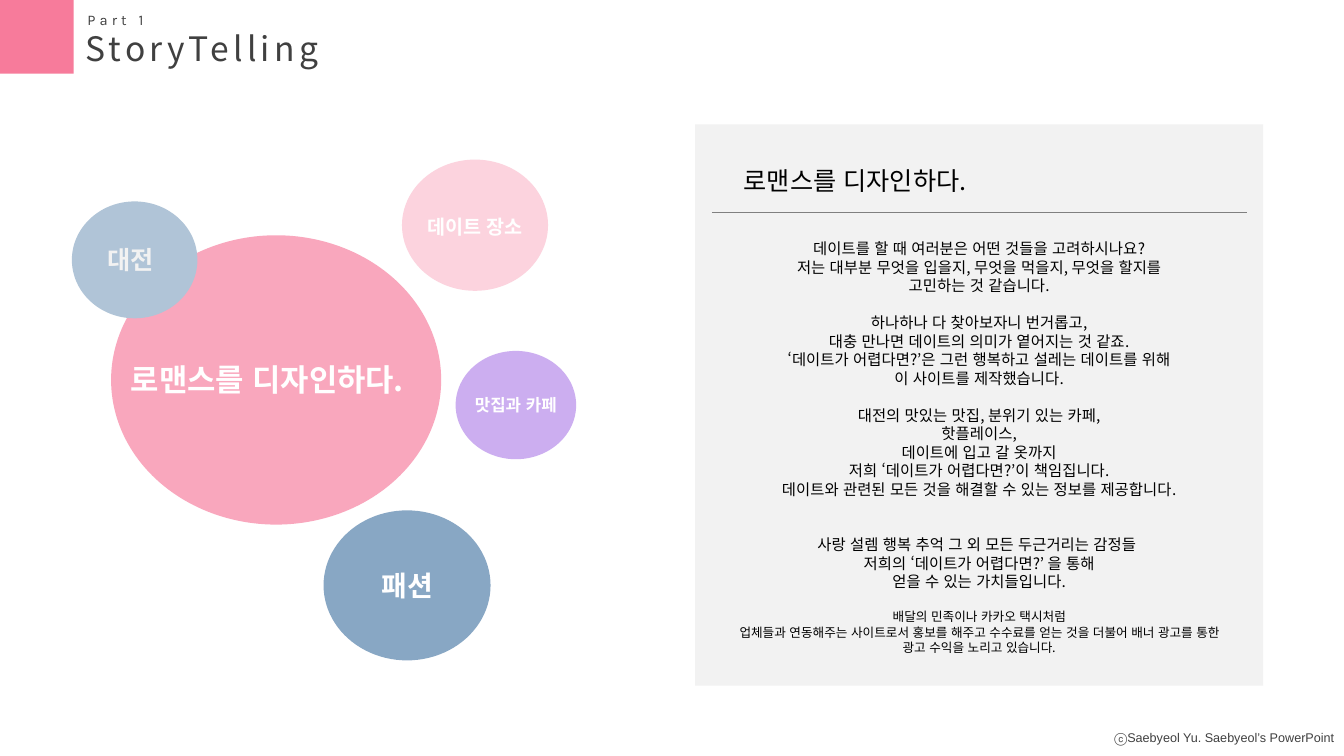
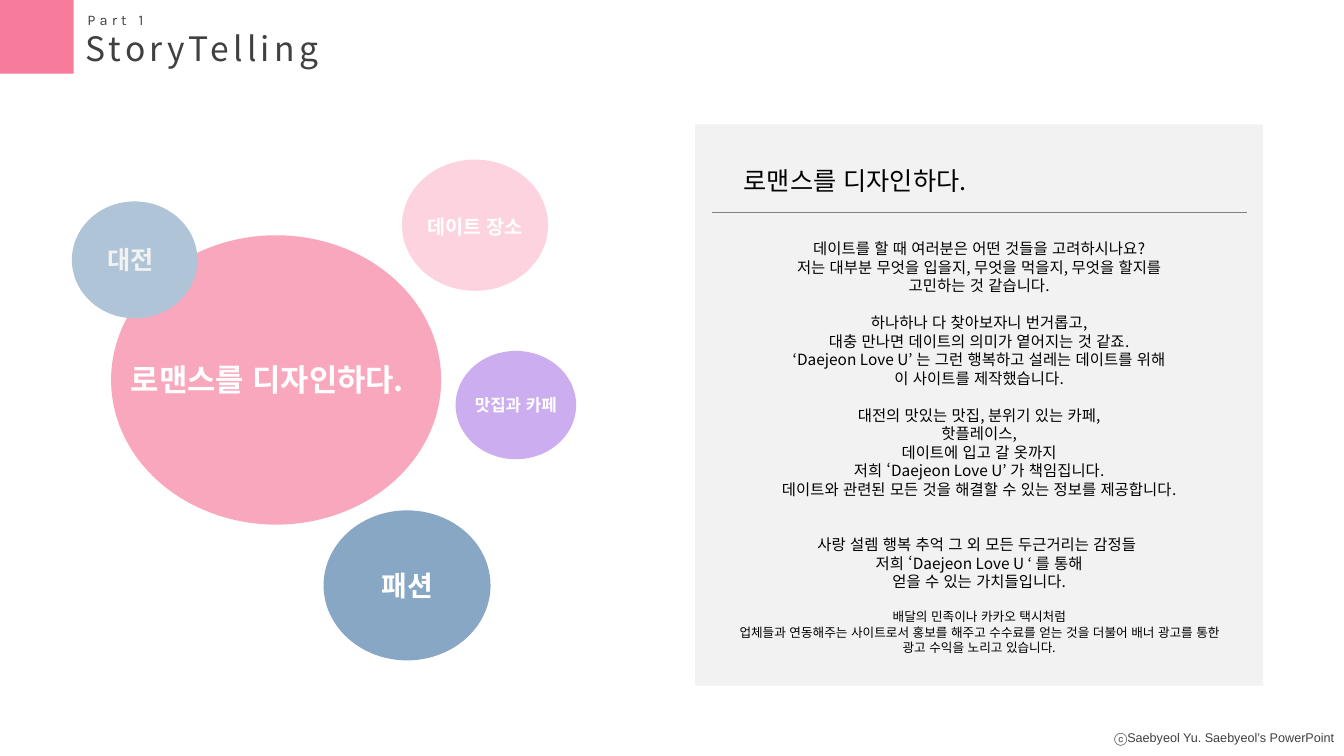
Before and after one commit to seasukmin/DateTeam, a slide deck: slide 3 of 정유진 - 맛집/ppt/ppt.pptx. Drawn at 1344x756 pixels with LibreOffice and Linux fonts; fonts in the diff are those of the drawing. Boxes give left, top, right and bottom in pixels: in the first picture for what was removed or moved away, otherwise in the second. Text is boxed around its words. In the diff, an @@ line names an element or a change of style, - is before the commit and + after.

```diff
--- a/정유진 - 맛집/ppt/ppt.pptx
+++ b/정유진 - 맛집/ppt/ppt.pptx
@@ text at (793, 352, 1165, 369): text changed @@
-‘데이트가 어렵다면?’은 그런 행복하고 설레는 데이트를 위해
+‘Daejeon Love U’ 는 그런 행복하고 설레는 데이트를 위해
@@ text at (854, 463, 1104, 480): text changed @@
-저희 ‘데이트가 어렵다면?’이 책임집니다.
+저희 ‘Daejeon Love U’ 가 책임집니다.
@@ text at (876, 556, 1082, 573): text changed @@
-저희의 ‘데이트가 어렵다면?’ 을 통해
+저희 ‘Daejeon Love U ‘ 를 통해
```
Also in this commit, not shown: 6 other slides changed, 25 other files.
